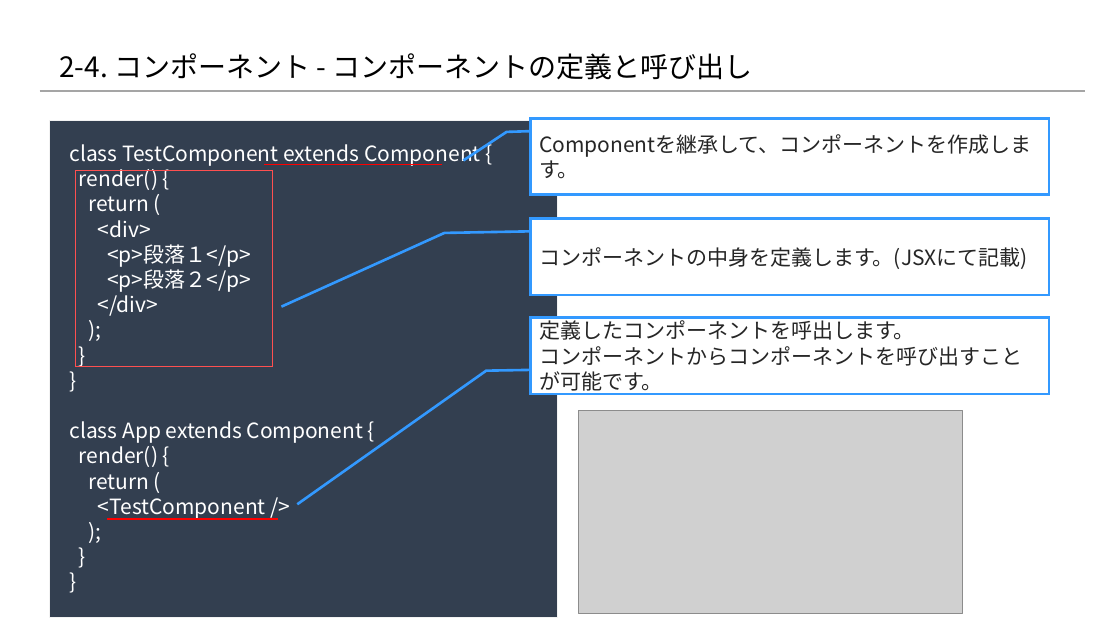
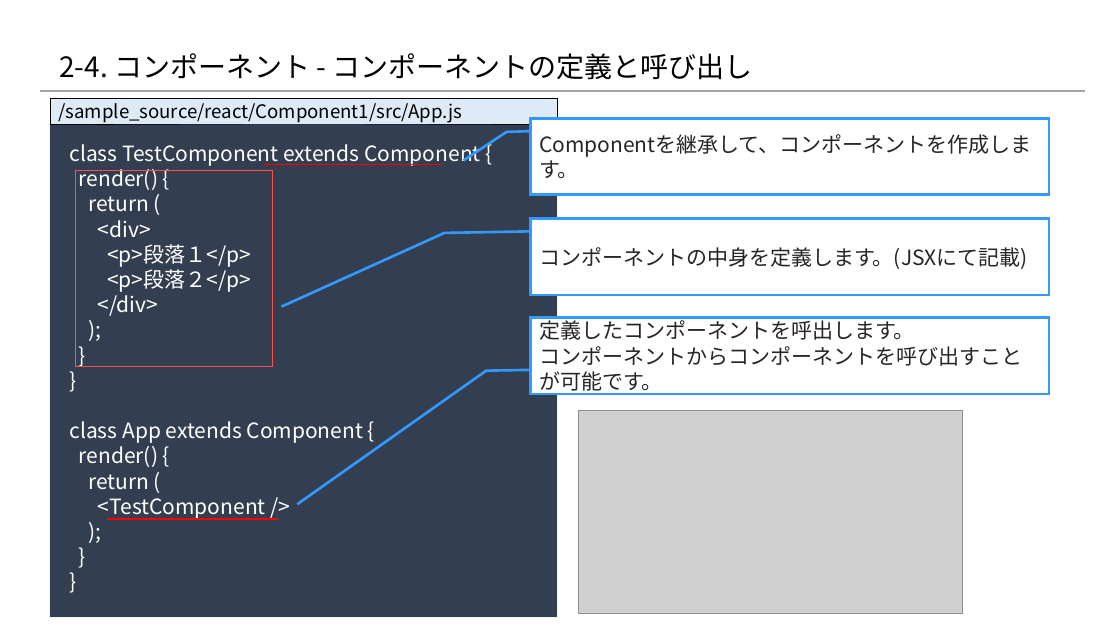
Before and after one commit to 2018SYSTEMI34/diary, a slide deck: slide 3 of doc/02_SlideShare/01.ネタ/２_Reactの基礎/2-4_Reactの基礎知識 ～コンポーネント編～.pptx. Drawn at 1120x630 pixels with LibreOffice and Linux fonts; fonts in the diff are those of the drawing; grey boxes stand for pictures; background and template pictures are left out. Boxes give left, top, right and bottom in pixels: in the first picture for what was removed or moved away, otherwise in the second. Text is boxed around its words. In the diff, an @@ line names an element or a change of style, - is before the commit and + after.

```diff
--- a/doc/02_SlideShare/01.ネタ/２_Reactの基礎/2-4_Reactの基礎知識 ～コンポーネント編～.pptx
+++ b/doc/02_SlideShare/01.ネタ/２_Reactの基礎/2-4_Reactの基礎知識 ～コンポーネント編～.pptx
@@ rectangle added at bbox=[50, 98, 558, 124], fill #DEEBF7, outline #000000 0.25 pt, 16 pt, text #000000 @@
+/sample_source/react/Component1/src/App.js
```
Also in this commit, not shown: 3 other slides changed.
